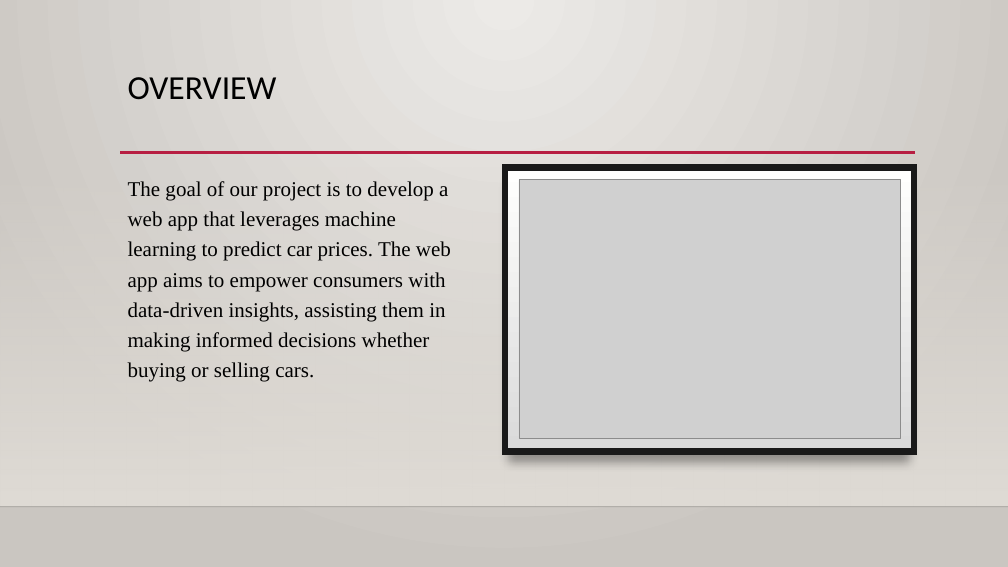
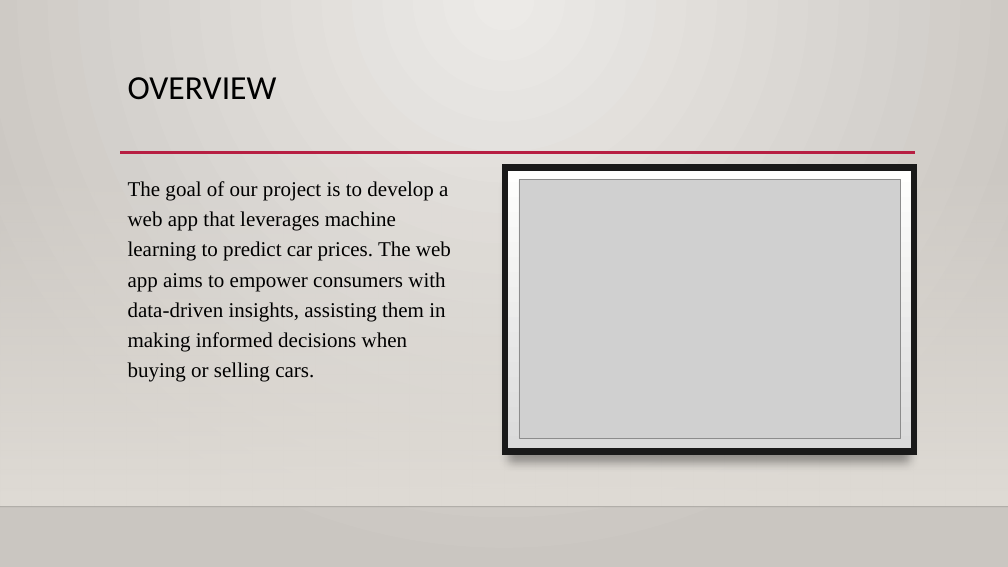
Before and after one commit to Graci98/Price_Predictions, a slide deck: slide 2 of Capstone Project 3.pptx. Drawn at 1008x567 pixels with LibreOffice and Linux fonts; fonts in the diff are those of the drawing; grey boxes stand for pictures; background and template pictures are left out. Boxes give left, top, right and bottom in pixels: in the first picture for what was removed or moved away, otherwise in the second. Text is boxed around its words. In the diff, an @@ line names an element or a change of style, - is before the commit and + after.

```diff
--- a/Capstone Project 3.pptx
+++ b/Capstone Project 3.pptx
@@ text at [128,181,451,382]: text changed @@
-The goal of our project is to develop a web app that leverages machine learning to predict car prices. The web app aims to empower consumers with data-driven insights, assisting them in making informed decisions whether buying or selling cars.
+The goal of our project is to develop a web app that leverages machine learning to predict car prices. The web app aims to empower consumers with data-driven insights, assisting them in making informed decisions when buying or selling cars.
```
Also in this commit, not shown: 2 other slides changed, 4 other files.
